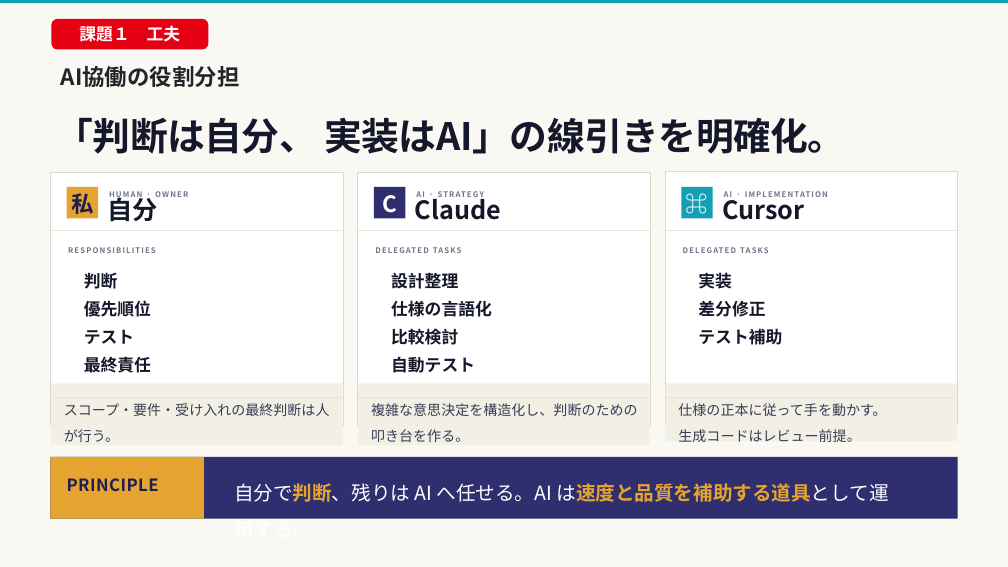
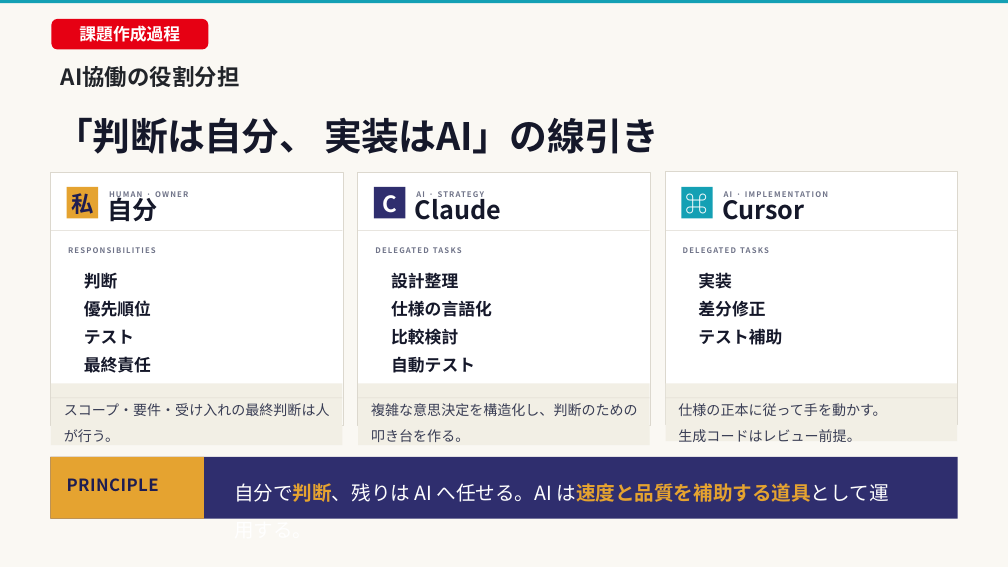
Before and after one commit to toutetu/ProjNexus_continue, a slide deck: slide 13 of materials/presentation_drafts/presentation_高橋朋子.pptx (slide 8 before the commit). Drawn at 1008x567 pixels with LibreOffice and Linux fonts; fonts in the diff are those of the drawing. Boxes give left, top, right and bottom in pixels: in the first picture for what was removed or moved away, otherwise in the second. Text is boxed around its words. In the diff, an @@ line names an element or a change of style, - is before the commit and + after.

```diff
--- a/materials/presentation_drafts/presentation_高橋朋子.pptx
+++ b/materials/presentation_drafts/presentation_高橋朋子.pptx
@@ text in rounded rectangle at [79, 23, 180, 45]: text changed @@
-課題１ 工夫
+課題作成過程
@@ text at [56, 117, 659, 154]: text changed @@
-「判断は自分、 実装はAI」の線引きを明確化。
+「判断は自分、 実装はAI」の線引き
```
Also in this commit, not shown: 15 other slides changed, 1 slide added, 2 other files.
